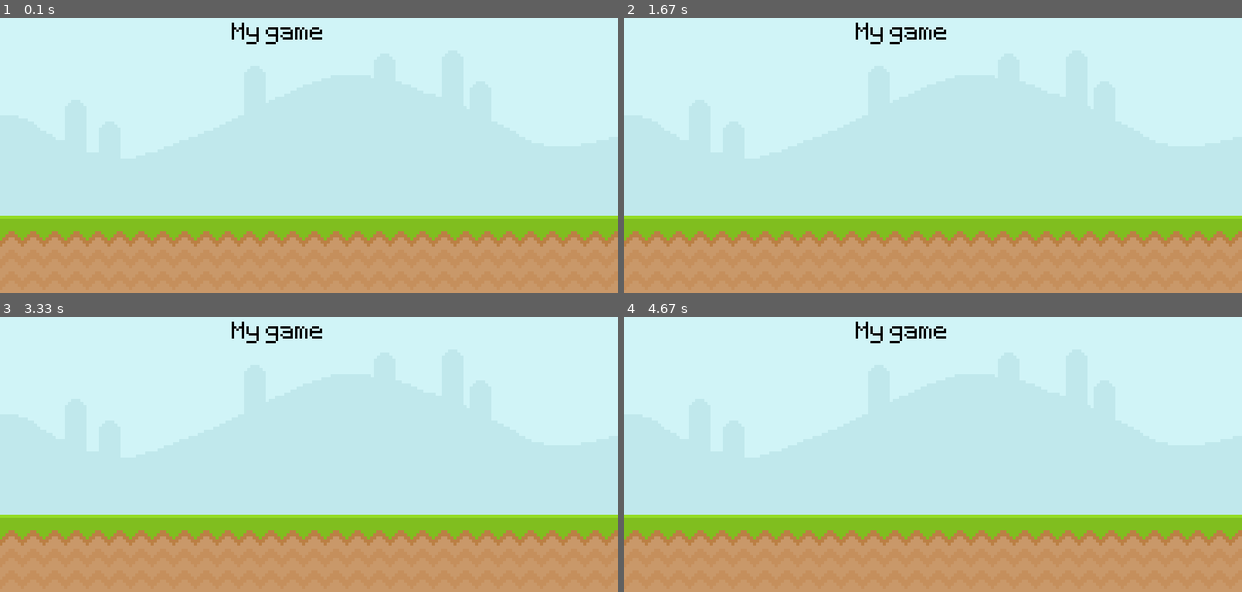
Above: before the commit, frames 1-4 (two rows, left to right).
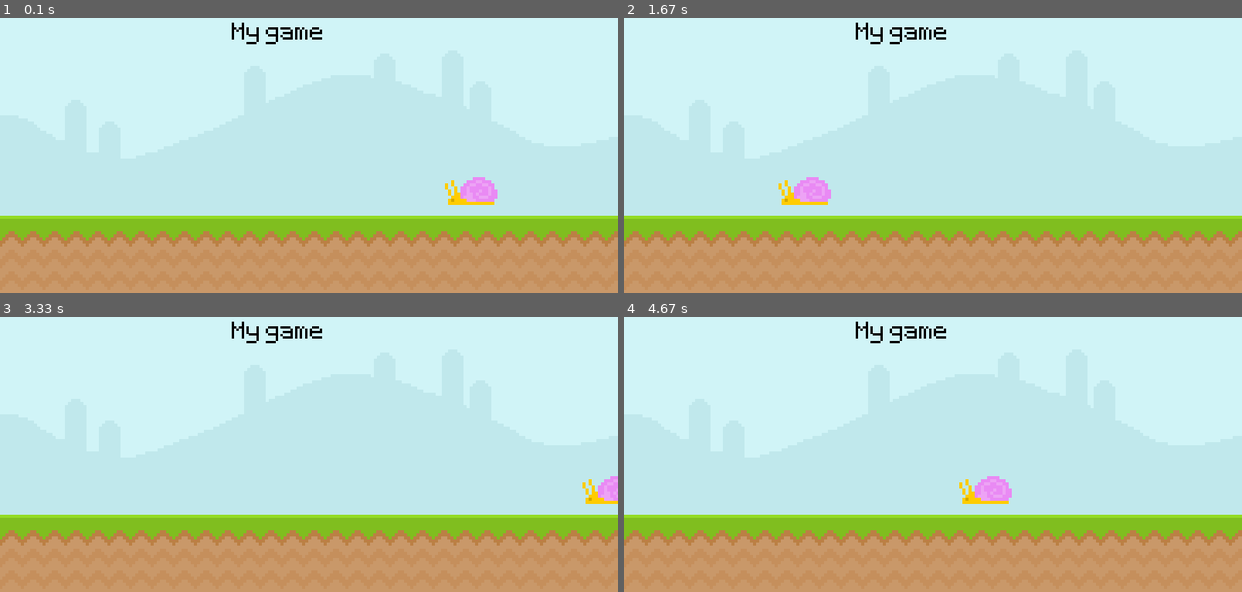
Above: after the commit, the same moments.

Repository: WebDevJasonCameron/pygame_study
Game: pygame game, started from pygame_intro/runner_game.py
Two runs of this game, one before a commit and one after it. Both use one fixed random seed, a clock stepped at 60 frames per second and the inputs below.
Inputs:
- Up to frame 1 (0.1 s): no input
- Up to frame 2 (1.67 s): no input
- Up to frame 3 (3.33 s): no input
- Up to frame 4 (4.67 s): no input

The runs differ from the first frame. In frame 1, 0.6% of the frame differs, in the area x 72-81%, y 57-68%; in frame 2, 0.6%; in frame 3, 0.4%; in frame 4, 0.6%.

Commit message:
added snail and movement across screen

Diff:
--- a/pygame_intro/runner_game.py
+++ b/pygame_intro/runner_game.py
@@ -11,10 +11,15 @@
 # TXT
 test_font = pygame.font.Font('font/Pixeltype.ttf', 50)
 
-# SUR
+# BAK
 sky_surface = pygame.image.load('graphics/Sky.png')
 ground_surface = pygame.image.load('graphics/ground.png')
+
 text_surface = test_font.render('My game', False, 'Black')
+
+# Enemy
+snail_surface = pygame.image.load('graphics/snail/snail1.png')
+snail_x_pos = 600
 
 
 # RUN
@@ -24,12 +29,18 @@
             pygame.quit()
             exit()
 
-        # Draw all our elements
-        screen.blit(sky_surface, (0, 0))
-        screen.blit(ground_surface, (0, 300))
-        screen.blit(text_surface, (300, 50))
+    # Draw all our elements
+    screen.blit(sky_surface, (0, 0))
+    screen.blit(ground_surface, (0, 300))
+    screen.blit(text_surface, (300, 50))
 
-        # Update everything
+    snail_x_pos += -4
+    if snail_x_pos < -100:
+        snail_x_pos = 850
 
-        pygame.display.update()
-        clock.tick(60)
+    screen.blit(snail_surface, (snail_x_pos, 250))
+
+    # Update everything
+
+    pygame.display.update()
+    clock.tick(60)
